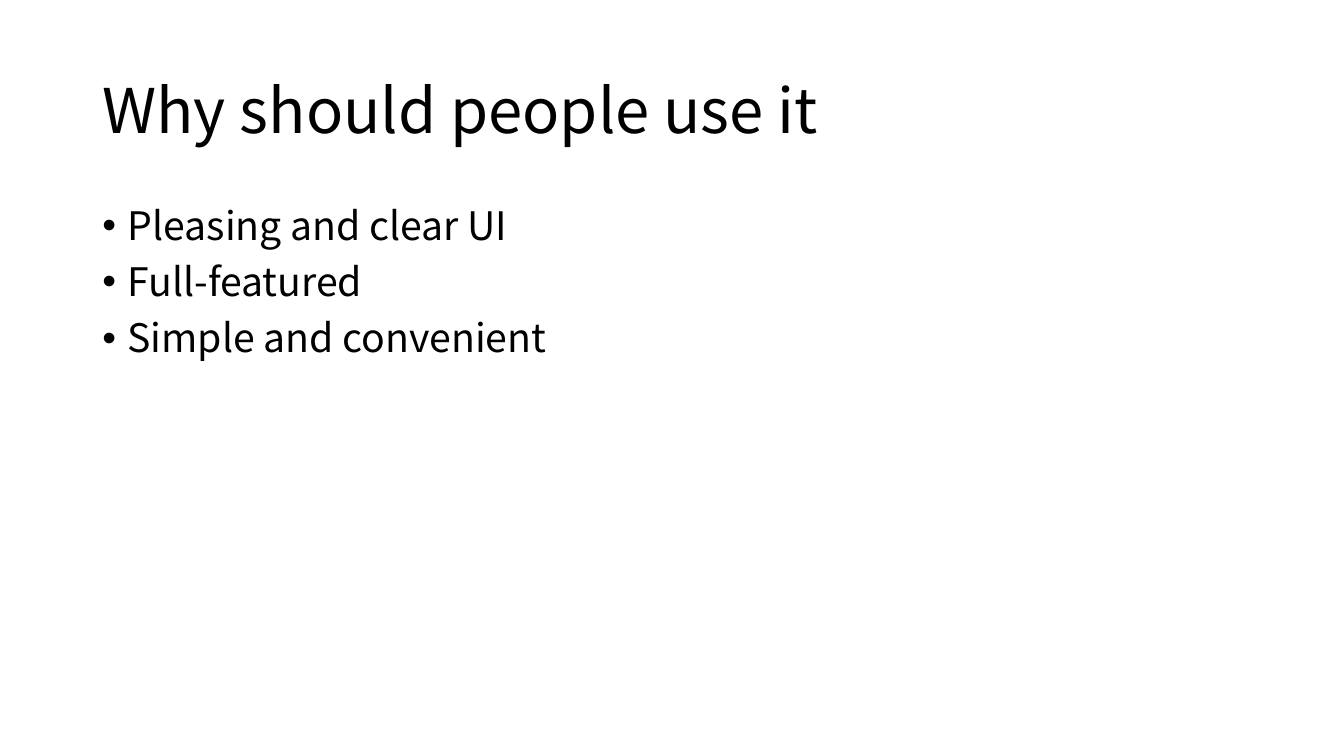
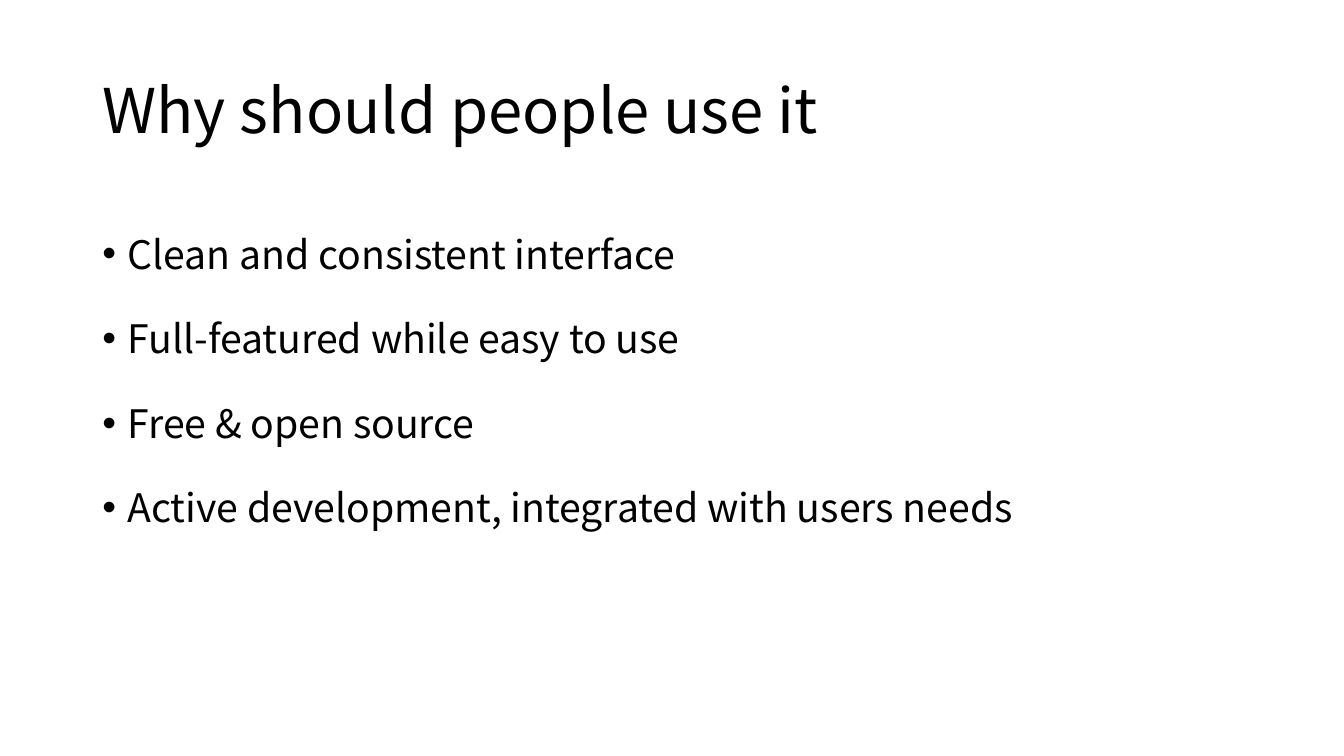
Before and after one commit to kristol07/Csharp--, a slide deck: slide 6 of EmployeeHealthRecord.WFApp.v3/Presentation/Presentation-2020-04-28.pptx (slide 5 before the commit). Drawn at 1344x756 pixels with LibreOffice and Linux fonts; fonts in the diff are those of the drawing. Boxes give left, top, right and bottom in pixels: in the first picture for what was removed or moved away, otherwise in the second. Text is boxed around its words. In the diff, an @@ line names an element or a change of style, - is before the commit and + after.

Commit message:
Update presentation ppt

```diff
--- a/EmployeeHealthRecord.WFApp.v3/Presentation/Presentation-2020-04-28.pptx
+++ b/EmployeeHealthRecord.WFApp.v3/Presentation/Presentation-2020-04-28.pptx
@@ text at (128, 237, 1013, 532): text changed @@
-• Pleasing and clear UI
-• Full-featured
-• Simple and convenient
+• Clean and consistent interface
+• Full-featured while easy to use
+• Free & open source
+• Active development, integrated with users needs
```
Also in this commit, not shown: 4 other slides changed, 1 other file.
